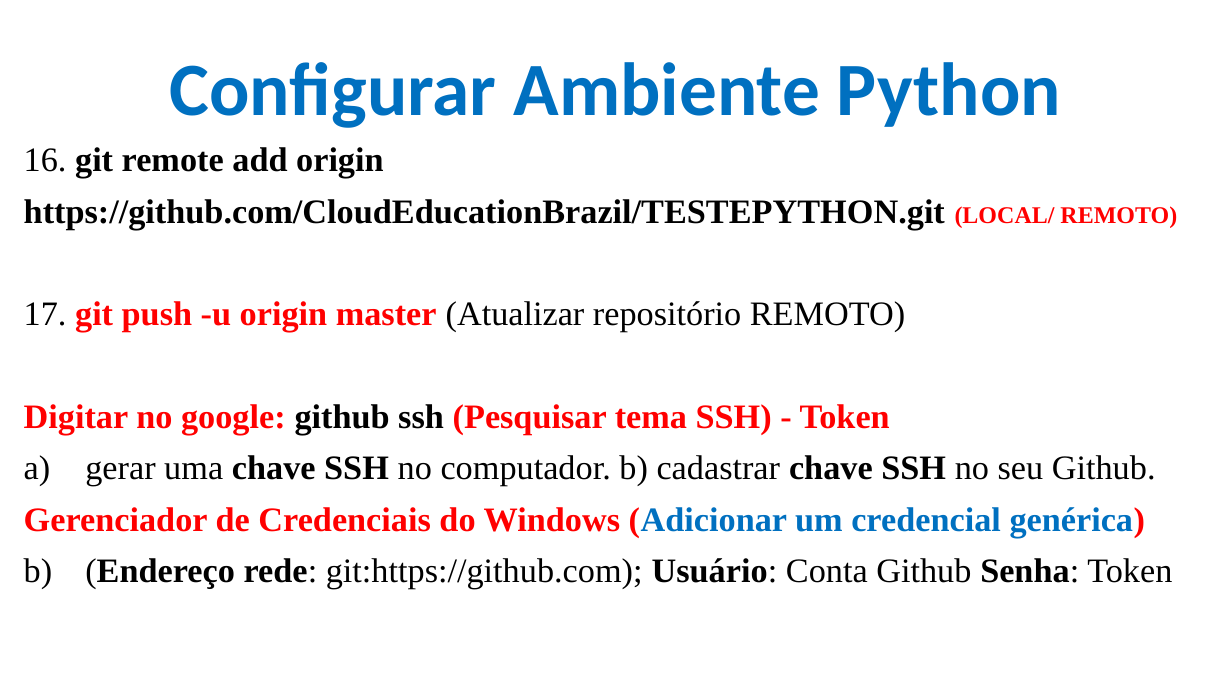
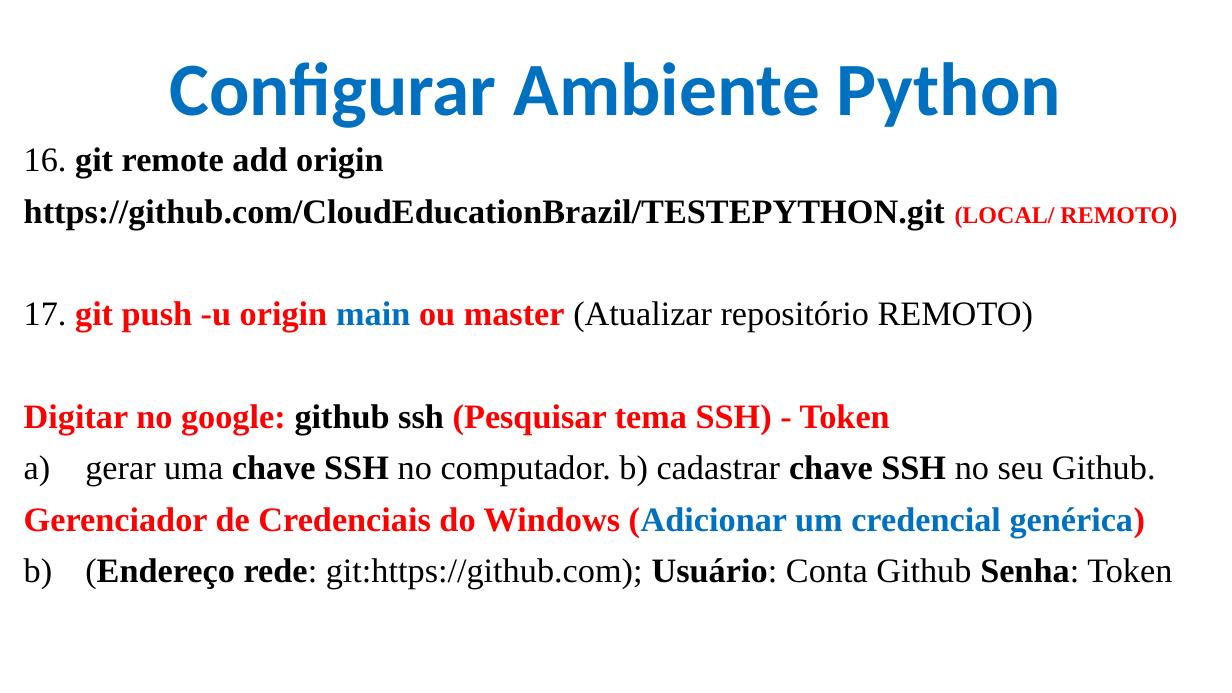
Before and after one commit to CloudEducationBrazil/WydenPythonParadigmas, a slide deck: slide 17 of 01 Classes/Aula 01 Programação Python - Caracterização e Ambiente.pptx. Drawn at 1232x693 pixels with LibreOffice and Linux fonts; fonts in the diff are those of the drawing; background and template pictures are left out. Boxes give left, top, right and bottom in pixels: in the first picture for what was removed or moved away, otherwise in the second. Text is boxed around its words. In the diff, an @@ line names an element or a change of style, - is before the commit and + after.

Commit message:
atualização ppt 1 main ou master

```diff
--- a/01 Classes/Aula 01 Programação Python - Caracterização e Ambiente.pptx
+++ b/01 Classes/Aula 01 Programação Python - Caracterização e Ambiente.pptx
@@ text at (24,301,1033,332): text changed @@
-17. git push -u origin master (Atualizar repositório REMOTO)
+17. git push -u origin main ou master (Atualizar repositório REMOTO)
```
Also in this commit, not shown: 2 other slides changed.
